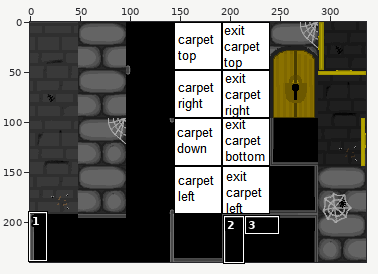
Sprite sheet, stored at core/assets/tilesets/tileset_floor_2.png. Above: a wide view before the commit, with the close-up outlined.
Close-up. Before the edit:
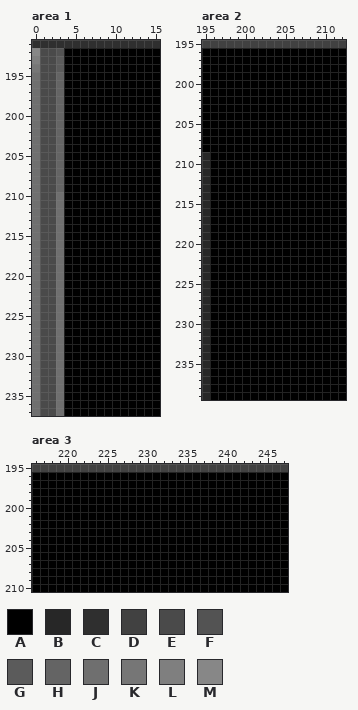
The file is 336x240 pixels. Colours within 5 levels of each other are drawn and written as one. Shown: area 1: x 0..15, y 191..237; area 2: x 195..212, y 195..239; area 3: x 216..247, y 195..210. The commit also changed other parts of the picture, which this record leaves out.
Palette (. is transparent): A #000000  B #272727  C #2f2f2f  D #414141  E #4a4a4a  F #535353  G #5b5b5b  H #646464  J #6f6f6f  K #767676  L #7f7f7f  M #878787
Pixels before, area 1, first column x 0:
191 CCCCCCCCCCCCCCCC
192 MEEFAAAAAAAAAAAA
193 LEEGAAAAAAAAAAAA
194 KEEGAAAAAAAAAAAA
195 JEEHAAAAAAAAAAAA
196 JEEHAAAAAAAAAAAA
197 JEEHAAAAAAAAAAAA
198 JEEHAAAAAAAAAAAA
199 JEEHAAAAAAAAAAAA
200 JEEHAAAAAAAAAAAA
201 JEEHAAAAAAAAAAAA
202 JEEHAAAAAAAAAAAA
203 JEEHAAAAAAAAAAAA
204 JEEHAAAAAAAAAAAA
205 JEEHAAAAAAAAAAAA
206 JEEHAAAAAAAAAAAA
207 JEEHAAAAAAAAAAAA
208 JEEHAAAAAAAAAAAA
209 JEEHAAAAAAAAAAAA
210 JEEJAAAAAAAAAAAA
211 JEEJAAAAAAAAAAAA
212 JEEJAAAAAAAAAAAA
213 JEEJAAAAAAAAAAAA
214 JEEJAAAAAAAAAAAA
215 JEEJAAAAAAAAAAAA
216 JEEJAAAAAAAAAAAA
217 JEEJAAAAAAAAAAAA
218 JEEJAAAAAAAAAAAA
219 JEEJAAAAAAAAAAAA
220 JEEJAAAAAAAAAAAA
221 JEEJAAAAAAAAAAAA
222 JEEJAAAAAAAAAAAA
223 JEEJAAAAAAAAAAAA
224 JEEJAAAAAAAAAAAA
225 JEEJAAAAAAAAAAAA
226 JEEJAAAAAAAAAAAA
227 JEEJAAAAAAAAAAAA
228 JEEJAAAAAAAAAAAA
229 JEEJAAAAAAAAAAAA
230 JEEJAAAAAAAAAAAA
231 JEEJAAAAAAAAAAAA
232 JEEJAAAAAAAAAAAA
233 JEEJAAAAAAAAAAAA
234 JEEJAAAAAAAAAAAA
235 JEEJAAAAAAAAAAAA
236 JEEJAAAAAAAAAAAA
237 JEEJAAAAAAAAAAAA
Pixels before, area 2, first column x 195:
195 DDDDDDDDDDDDDDDDDD
196 AAAAAAAAAAAAAAAAAA
197 AAAAAAAAAAAAAAAAAA
198 AAAAAAAAAAAAAAAAAA
199 AAAAAAAAAAAAAAAAAA
200 AAAAAAAAAAAAAAAAAA
201 AAAAAAAAAAAAAAAAAA
202 AAAAAAAAAAAAAAAAAA
203 AAAAAAAAAAAAAAAAAA
204 AAAAAAAAAAAAAAAAAA
205 AAAAAAAAAAAAAAAAAA
206 AAAAAAAAAAAAAAAAAA
207 AAAAAAAAAAAAAAAAAA
208 AAAAAAAAAAAAAAAAAA
209 BAAAAAAAAAAAAAAAAA
210 BAAAAAAAAAAAAAAAAA
211 BAAAAAAAAAAAAAAAAA
212 BAAAAAAAAAAAAAAAAA
213 BAAAAAAAAAAAAAAAAA
214 BAAAAAAAAAAAAAAAAA
215 BAAAAAAAAAAAAAAAAA
216 BAAAAAAAAAAAAAAAAA
217 BAAAAAAAAAAAAAAAAA
218 BAAAAAAAAAAAAAAAAA
219 BAAAAAAAAAAAAAAAAA
220 BAAAAAAAAAAAAAAAAA
221 BAAAAAAAAAAAAAAAAA
222 BAAAAAAAAAAAAAAAAA
223 BAAAAAAAAAAAAAAAAA
224 BAAAAAAAAAAAAAAAAA
225 BAAAAAAAAAAAAAAAAA
226 BAAAAAAAAAAAAAAAAA
227 BAAAAAAAAAAAAAAAAA
228 BAAAAAAAAAAAAAAAAA
229 BAAAAAAAAAAAAAAAAA
230 BAAAAAAAAAAAAAAAAA
231 BAAAAAAAAAAAAAAAAA
232 BAAAAAAAAAAAAAAAAA
233 BAAAAAAAAAAAAAAAAA
234 BAAAAAAAAAAAAAAAAA
235 BAAAAAAAAAAAAAAAAA
236 BAAAAAAAAAAAAAAAAA
237 BAAAAAAAAAAAAAAAAA
238 BAAAAAAAAAAAAAAAAA
239 BAAAAAAAAAAAAAAAAA
Pixels before, area 3, first column x 216:
195 DDDDDDDDDDDDDDDDDDDDDDDDDDDDDDDD
196 AAAAAAAAAAAAAAAAAAAAAAAAAAAAAAAA
197 AAAAAAAAAAAAAAAAAAAAAAAAAAAAAAAA
198 AAAAAAAAAAAAAAAAAAAAAAAAAAAAAAAA
199 AAAAAAAAAAAAAAAAAAAAAAAAAAAAAAAA
200 AAAAAAAAAAAAAAAAAAAAAAAAAAAAAAAA
201 AAAAAAAAAAAAAAAAAAAAAAAAAAAAAAAA
202 AAAAAAAAAAAAAAAAAAAAAAAAAAAAAAAA
203 AAAAAAAAAAAAAAAAAAAAAAAAAAAAAAAA
204 AAAAAAAAAAAAAAAAAAAAAAAAAAAAAAAA
205 AAAAAAAAAAAAAAAAAAAAAAAAAAAAAAAA
206 AAAAAAAAAAAAAAAAAAAAAAAAAAAAAAAA
207 AAAAAAAAAAAAAAAAAAAAAAAAAAAAAAAA
208 AAAAAAAAAAAAAAAAAAAAAAAAAAAAAAAA
209 AAAAAAAAAAAAAAAAAAAAAAAAAAAAAAAA
210 AAAAAAAAAAAAAAAAAAAAAAAAAAAAAAAA
And afterwards:
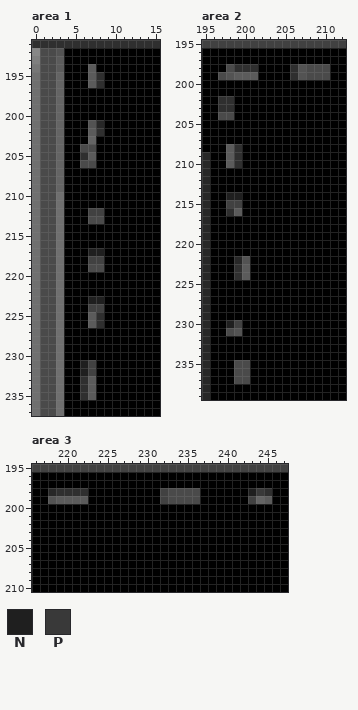
Colours new in this view: N #1f1f1f  P #393939
Difference:
{"where": "area 1"}
{"y":194,"x":7,"old":"A","new":"G"}
{"y":195,"x":7,"old":"AA","new":"GC"}
{"y":196,"x":7,"old":"AA","new":"GC"}
{"y":201,"x":7,"old":"AA","new":"FB"}
{"y":202,"x":7,"old":"AA","new":"GC"}
{"y":203,"x":7,"old":"A","new":"H"}
{"y":204,"x":6,"old":"AA","new":"EE"}
{"y":205,"x":6,"old":"AA","new":"CG"}
{"y":206,"x":6,"old":"AA","new":"EE"}
{"y":212,"x":7,"old":"AA","new":"DD"}
{"y":213,"x":7,"old":"AA","new":"EE"}
{"y":217,"x":7,"old":"AA","new":"NN"}
{"y":218,"x":7,"old":"AA","new":"DD"}
{"y":219,"x":7,"old":"AA","new":"EE"}
{"y":223,"x":7,"old":"AA","new":"NN"}
{"y":224,"x":7,"old":"AA","new":"DD"}
{"y":225,"x":7,"old":"AA","new":"GC"}
{"y":226,"x":7,"old":"AA","new":"GC"}
{"y":231,"x":6,"old":"AA","new":"ND"}
{"y":232,"x":6,"old":"AA","new":"ND"}
{"y":233,"x":6,"old":"AA","new":"CG"}
{"y":234,"x":6,"old":"AA","new":"CG"}
{"y":235,"x":6,"old":"AA","new":"CG"}
{"where": "area 2"}
{"y":198,"x":198,"old":"AAAA","new":"ECCC"}
{"y":198,"x":206,"old":"AAAAA","new":"CFEEE"}
{"y":199,"x":197,"old":"AAAAA","new":"EFGGG"}
{"y":199,"x":206,"old":"AAAAA","new":"CFEEE"}
{"y":202,"x":197,"old":"AA","new":"CC"}
{"y":203,"x":197,"old":"AA","new":"CC"}
{"y":204,"x":197,"old":"AA","new":"EE"}
{"y":208,"x":198,"old":"AA","new":"GC"}
{"y":209,"x":198,"old":"AA","new":"GC"}
{"y":210,"x":198,"old":"AA","new":"GC"}
{"y":214,"x":198,"old":"AA","new":"NN"}
{"y":215,"x":198,"old":"AA","new":"DD"}
{"y":216,"x":198,"old":"AA","new":"CG"}
{"y":222,"x":199,"old":"AA","new":"BF"}
{"y":223,"x":199,"old":"AA","new":"CG"}
{"y":224,"x":199,"old":"AA","new":"CG"}
{"y":230,"x":198,"old":"AA","new":"ND"}
{"y":231,"x":198,"old":"AA","new":"EF"}
{"y":235,"x":199,"old":"AA","new":"EE"}
{"y":236,"x":199,"old":"AA","new":"EE"}
{"y":237,"x":199,"old":"AA","new":"EE"}
{"where": "area 3"}
{"y":198,"x":218,"old":"AAAAA","new":"BCCCC"}
{"y":198,"x":232,"old":"AAAAA","new":"DEEEE"}
{"y":198,"x":243,"old":"AAA","new":"NPC"}
{"y":199,"x":218,"old":"AAAAA","new":"FGGGG"}
{"y":199,"x":232,"old":"AAAAA","new":"DEEEE"}
{"y":199,"x":243,"old":"AAA","new":"DHG"}
